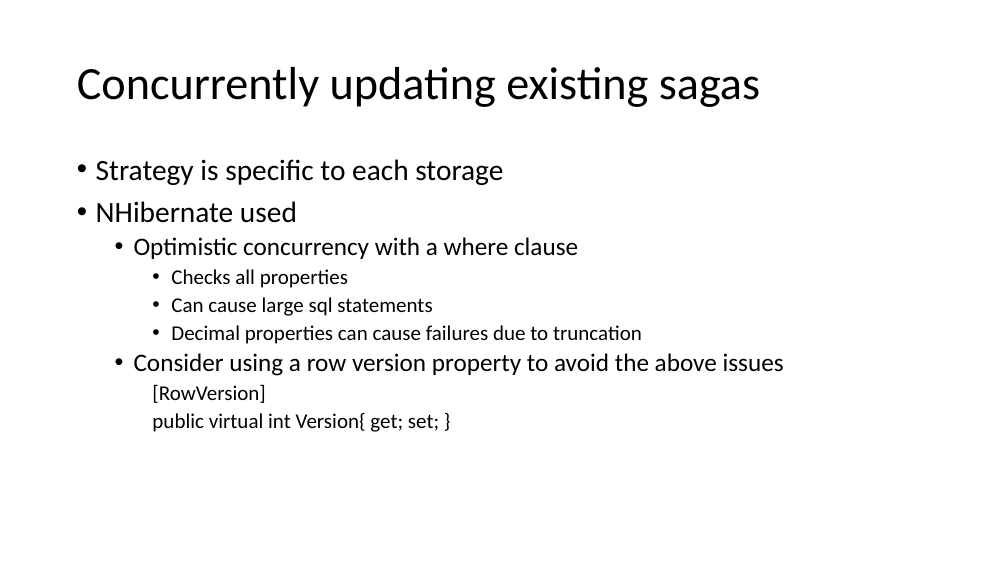
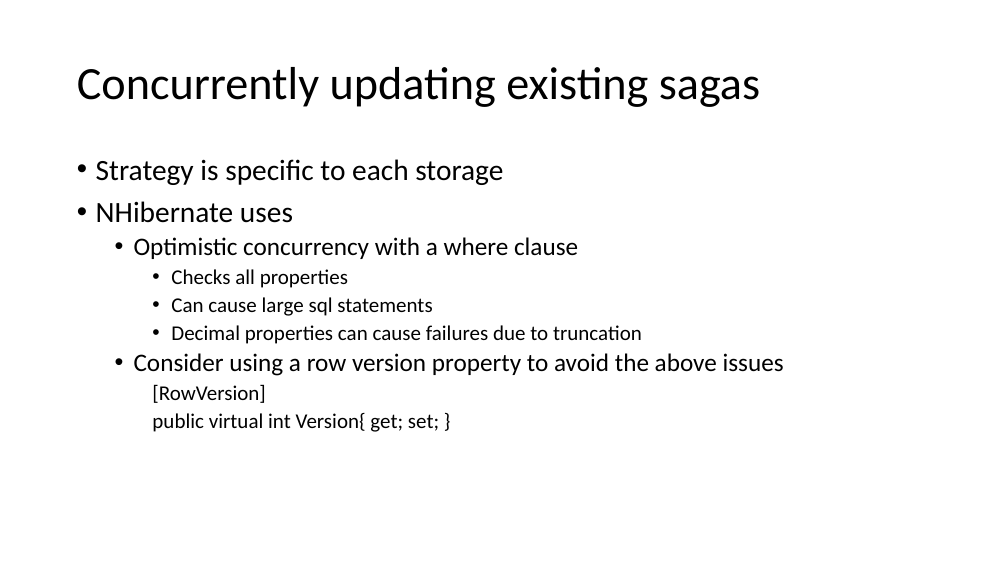
Before and after one commit to Particular/SagaMasterClass, a slide deck: slide 26 of SagaMasterClass.pptx. Drawn at 1008x567 pixels with LibreOffice and Linux fonts; fonts in the diff are those of the drawing. Boxes give left, top, right and bottom in pixels: in the first picture for what was removed or moved away, otherwise in the second. Text is boxed around its words. In the diff, an @@ line names an element or a change of style, - is before the commit and + after.

```diff
--- a/SagaMasterClass.pptx
+++ b/SagaMasterClass.pptx
@@ text at <box>96,201,293,223</box>: text changed @@
-• NHibernate used
+• NHibernate uses
```
Also in this commit, not shown: 12 other slides changed, 1 slide removed.
